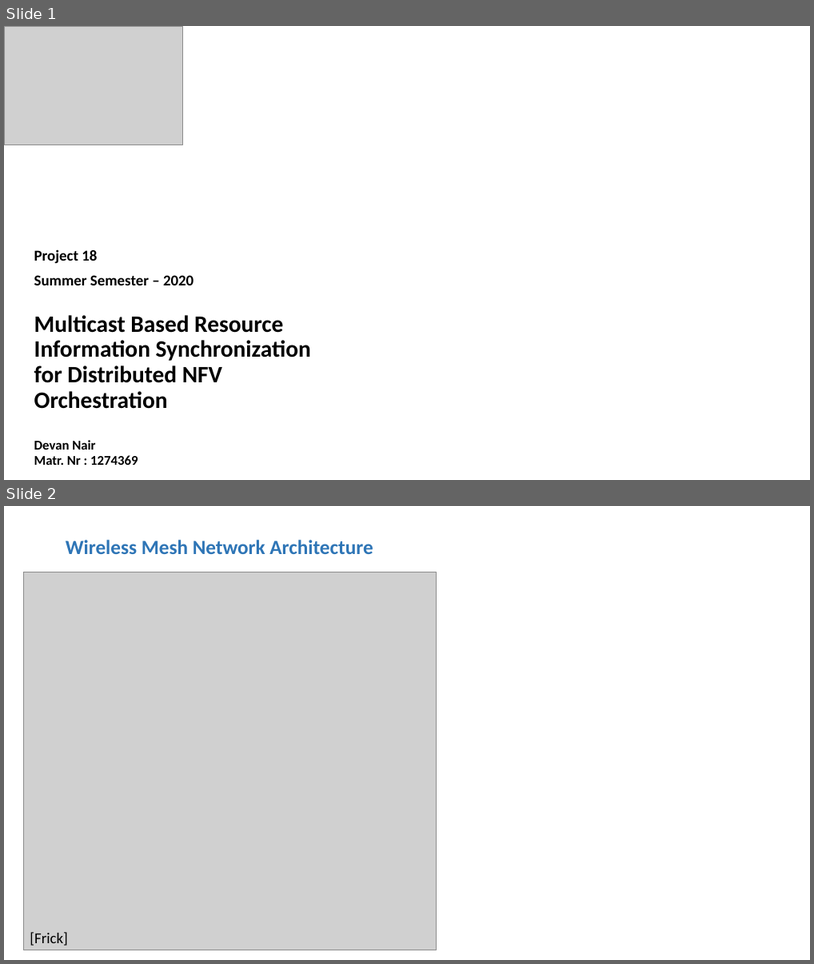
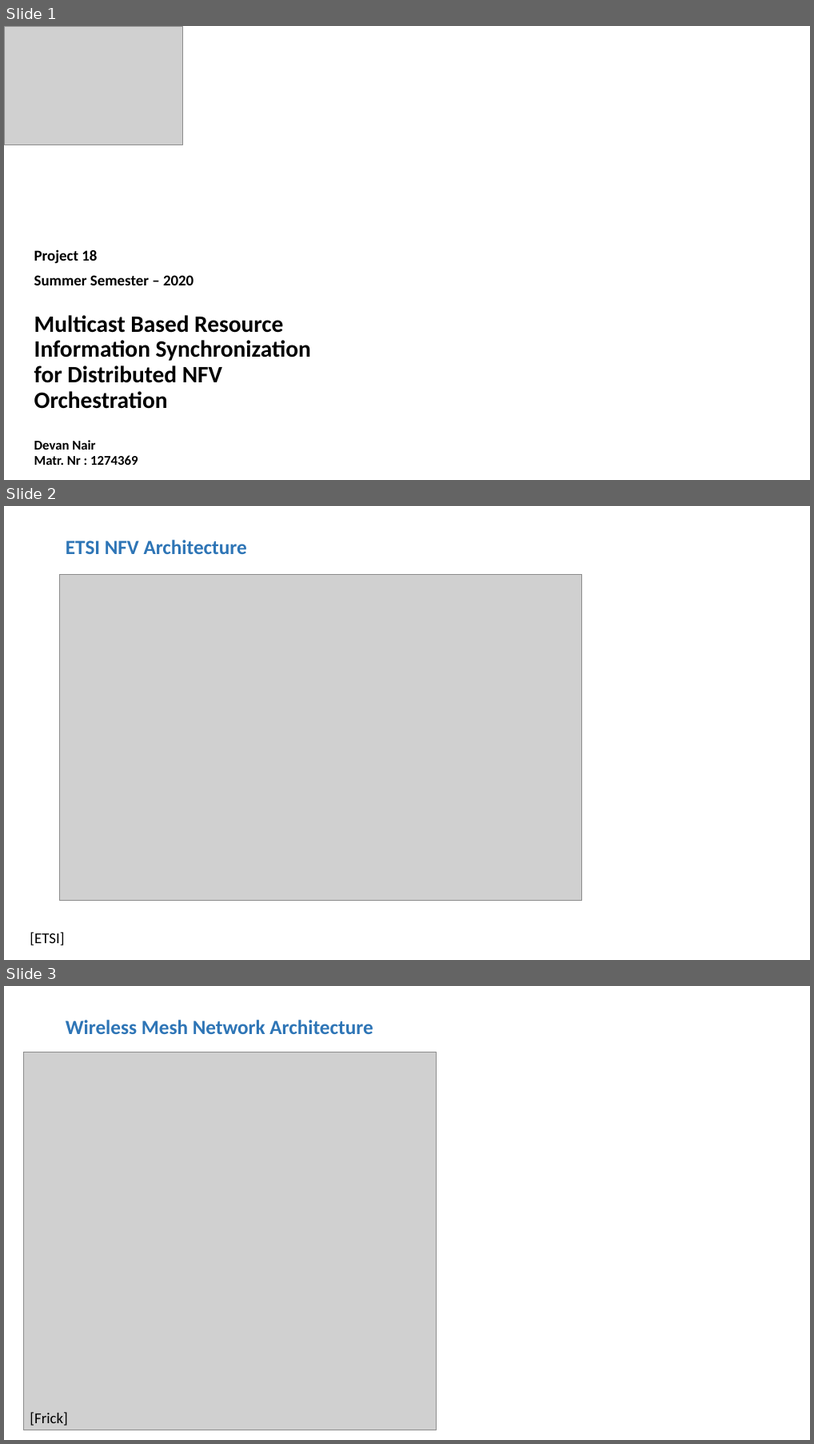
Before and after one commit to devannair777/DistributedNFV-ResourceSynchronization, a slide deck: MulticastBasedResourceSynchronization.pptx. Shown one above the other, each under a label of ours: slides 1 and 2 before the commit, slides 1, 2 and 3 after it. The pictures are 814x964 and 814x1444 pixels, drawn with LibreOffice and Linux fonts; fonts in the diff are those of the drawing; grey boxes stand for pictures. Boxes give left, top, right and bottom in pixels: in the first picture for what was removed or moved away, otherwise in the second. Text is boxed around its words. In the diff, an @@ line names an element or a change of style, - is before the commit and + after.

```diff
--- a/MulticastBasedResourceSynchronization.pptx
+++ b/MulticastBasedResourceSynchronization.pptx
@@ slide 2 added at (4,506,810,960), background #FFFFFF @@
@@ title added at (66,540,247,554), 24 pt, text #2E75B6, bold @@
+ETSI NFV Architecture
@@ picture added at (60,574,583,900) @@
@@ text added at (30,932,64,945), 18 pt, text #000000 @@
+[ETSI]
@@ what was slide 2 is now slide 3 @@
```
Also in this commit, not shown: 1 slide changed, 1 other file.
